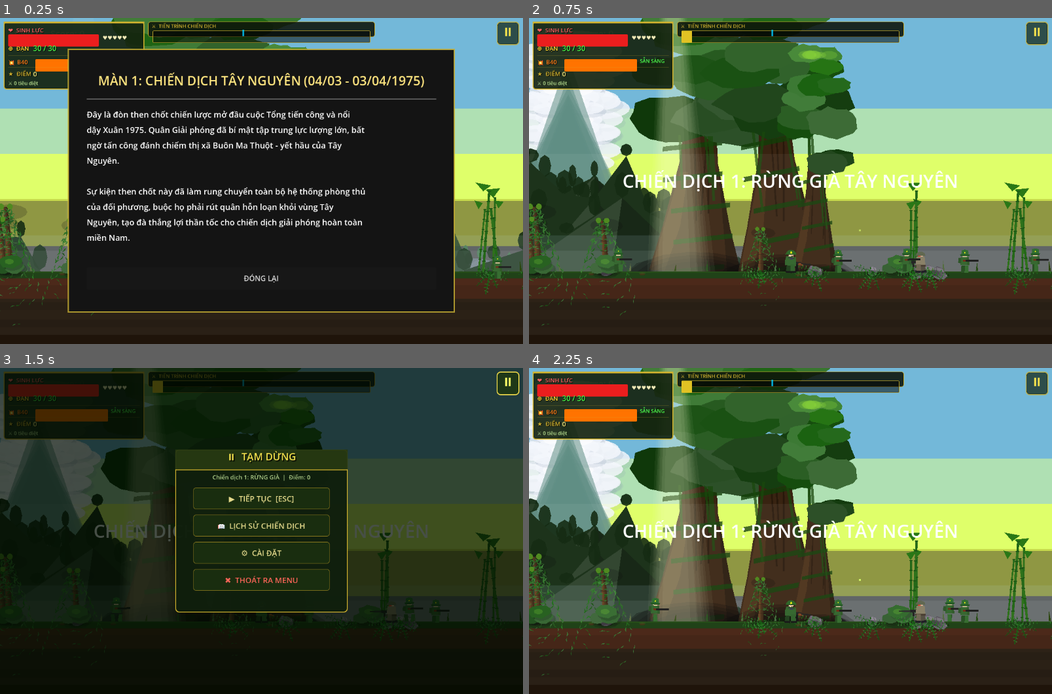
Above: before the commit, frames 1-4 (two rows, left to right).
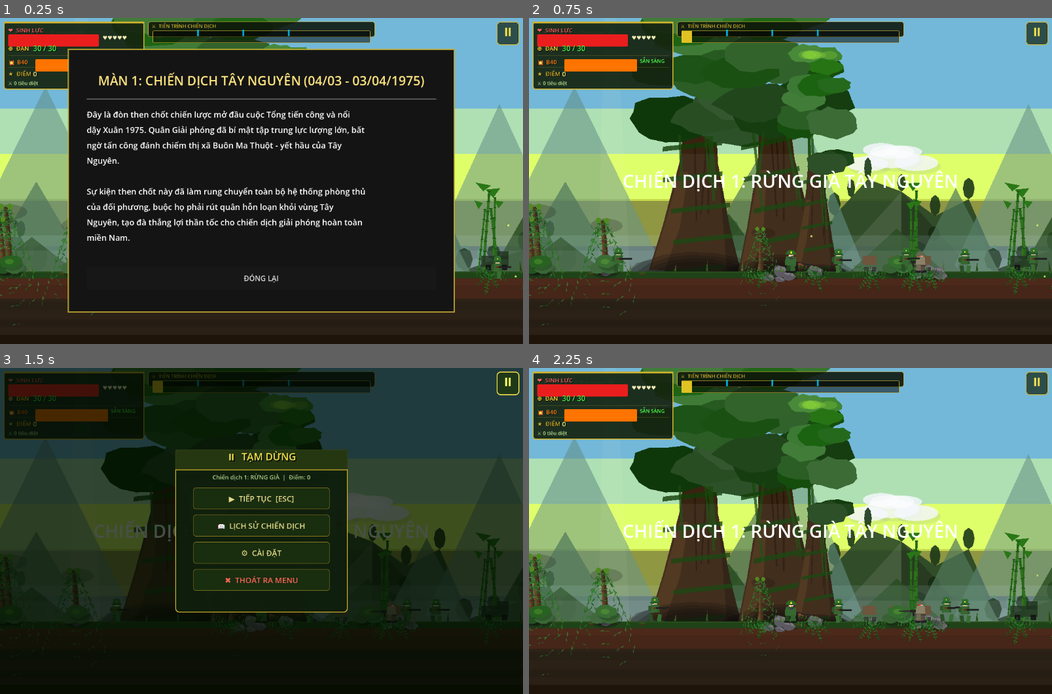
Above: after the commit, the same moments.

Repository: dangkhoa31204/alien-shooter
Game: Godot game, scene res://scenes/contra_main.tscn
Two runs of this game, one before a commit and one after it. Both use one fixed random seed, a clock stepped at 60 frames per second and the inputs below. This scene is started directly instead of the project's main scene.
Inputs:
- Up to frame 1 (0.25 s): no input
- Up to frame 2 (0.75 s): click "ĐÓNG LẠI" at 0.5 s
- Up to frame 3 (1.5 s): click "⏸" at 1.25 s
- Up to frame 4 (2.25 s): click "▶ TIẾP TỤC [ESC]" at 2 s

The runs differ from the first frame. In frame 1, 9.0% of the frame differs, in the area x 0-100%, y 3-80%; in frame 2, 27%; in frame 3, 6.3%; in frame 4, 27%, in the area x 0-100%, y 0-81%.

Commit message:
fix UI

Diff:
--- a/scripts/contra_main.gd
+++ b/scripts/contra_main.gd
@@ -440,16 +440,7 @@
 			target_y = 550.0 # Shift down to see the tunnel path clearly
 		camera.position.y = lerp(camera.position.y, target_y, 4.0 * delta)
 
-		# Per-depth parallax using z_index bands
-		for child in _parallax_bg.get_children():
-			var n: Node2D = child as Node2D
-			if not n: continue
-			var coeff: float
-			if n.z_index <= -110:    coeff = 0.15
-			elif n.z_index <= -90:   coeff = 0.25
-			elif n.z_index <= -50:   coeff = 0.38
-			else:                    coeff = 0.55
-			n.position.x = camera.position.x * coeff
+		# Background is static in world space — no parallax movement applied
 
 		# Update Progress Bar
 		progress_bar.value = player.position.x
--- a/scripts/stages/contra_base.gd
+++ b/scripts/stages/contra_base.gd
@@ -114,15 +114,151 @@
 	for i in range(int(STAGE_LENGTH / 2000)):
 		main._create_sandbag_fort(Vector2(1500 + i * 2000, 600), 45)
 
-	main._spawn_enemy_wave(18, 0.4)
+	main._spawn_enemy_wave(22, 0.4)
+	for i in 5:
+		var t_tx = 2000 + i * 2200 + randf_range(-200, 200); main._spawn_heavy_enemy(t_tx, 595, "tank")
+
+	main._bomber_timer = 3.0
+	main._spawn_background_soldiers(6)
+
+	# --- Bomb craters from prior artillery barrages ---
+	for i in 14:
+		var crx := randf_range(400.0, STAGE_LENGTH - 400.0)
+		main._create_crater(Vector2(crx, 600.0))
+
+	# --- Burning wreckage: base facilities hit by allied fire ---
+	for i in 12:
+		var bwx := randf_range(500.0, STAGE_LENGTH - 500.0)
+		main._create_burning_wreckage(Vector2(bwx, 600.0))
+
+	# --- Destroyed truck husks blocking the base road ---
+	for i in 6:
+		var thx := 1000.0 + i * 1800.0 + randf_range(-200.0, 200.0)
+		main._create_truck_husk(Vector2(thx, 600.0))
+
+	# --- Additional wire fence sections with spotlights ---
 	for i in 4:
-		var t_tx = 2000 + i * 3000 + randf_range(-200, 200); main._spawn_heavy_enemy(t_tx, 595, "tank")
-
-	main._bomber_timer = 3.0
-	main._spawn_background_soldiers(4)
+		var wfx := 800.0 + i * 2800.0 + randf_range(-150.0, 150.0)
+		# Extra spotlight towers between main fortifications
+		var sl := Node2D.new()
+		sl.position = Vector2(wfx, 600.0)
+		_parallax_bg.add_child(sl); sl.z_index = -95
+		var beam := Polygon2D.new()
+		beam.polygon = [Vector2(0,0), Vector2(-100, -900), Vector2(100, -900)]
+		beam.color = Color(1.0, 1.0, 0.7, 0.06); sl.add_child(beam)
+		var stw: Tween = sl.create_tween().set_loops()
+		stw.tween_property(beam, "rotation", deg_to_rad(25), 3.5).set_trans(Tween.TRANS_SINE)
+		stw.tween_property(beam, "rotation", deg_to_rad(-25), 3.5).set_trans(Tween.TRANS_SINE)
+
+	# --- Ammunition crates and supply dumps ---
+	for i in 8:
+		var aox := randf_range(300.0, STAGE_LENGTH - 300.0)
+		var crate := Node2D.new()
+		crate.position = Vector2(aox, 600.0)
+		crate.z_index = -6
+		main._add_to_level(crate)
+		for ci in 3:
+			var box := ColorRect.new()
+			box.size = Vector2(22, 18)
+			box.position = Vector2(ci * 24 - 24, -18)
+			box.color = Color(0.28, 0.32, 0.22)
+			var stripe := ColorRect.new()
+			stripe.size = Vector2(22, 3)
+			stripe.position = Vector2(0, 6)
+			stripe.color = Color(0.55, 0.5, 0.2)
+			box.add_child(stripe)
+			crate.add_child(box)
+
+	# --- Rolls of barbed wire (extra obstacle field) ---
+	for i in 6:
+		var bwrx := 700.0 + i * 1900.0 + randf_range(-150.0, 150.0)
+		for wr in 3:
+			var roll := Polygon2D.new()
+			var rpts: Array = []
+			for rpi in 16:
+				var ra := rpi * TAU / 16.0
+				rpts.append(Vector2(bwrx + wr * 30 + cos(ra) * 12, 595 + sin(ra) * 8))
+			roll.polygon = PackedVector2Array(rpts)
+			roll.color = Color(0.45, 0.42, 0.38, 0.9)
+			main._add_to_level(roll)
+
+	# --- Communications towers (enemy HQ radar/radio) ---
+	for i in 3:
+		var ctx := 1800.0 + i * 4000.0 + randf_range(-300.0, 300.0)
+		var tower := Node2D.new()
+		tower.position = Vector2(ctx, 600.0)
+		tower.z_index = -12
+		main._add_to_level(tower)
+		# Lattice tower legs
+		var leg_l := ColorRect.new(); leg_l.size = Vector2(5, 300); leg_l.position = Vector2(-30, -300); leg_l.color = Color(0.2, 0.2, 0.25); tower.add_child(leg_l)
+		var leg_r := ColorRect.new(); leg_r.size = Vector2(5, 300); leg_r.position = Vector2(30, -300); leg_r.color = Color(0.2, 0.2, 0.25); tower.add_child(leg_r)
+		# Cross braces
+		for bri in 4:
+			var brace := ColorRect.new(); brace.size = Vector2(65, 3); brace.position = Vector2(-30, -60 - bri * 60); brace.color = Color(0.18, 0.18, 0.22); tower.add_child(brace)
+		# Dish/antenna at top
+		var dish := Polygon2D.new()
+		dish.polygon = PackedVector2Array([Vector2(-20, 0), Vector2(20, 0), Vector2(12, -18), Vector2(-12, -18)])
+		dish.color = Color(0.35, 0.35, 0.38); dish.position = Vector2(-4, -302); tower.add_child(dish)
+		# Blinking warning light
+		var blink := ColorRect.new(); blink.size = Vector2(6, 6); blink.position = Vector2(-3, -316); blink.color = Color.RED; tower.add_child(blink)
+		var btw: Tween = blink.create_tween().set_loops()
+		btw.tween_property(blink, "modulate:a", 0.0, 0.4).set_delay(randf_range(0.3, 1.2))
+		btw.tween_property(blink, "modulate:a", 1.0, 0.2)
+
+	# --- Fuel storage tanks (large cylinders — start to end) ---
+	for i in range(int(STAGE_LENGTH / 1500) + 1):
+		var ftx := 200.0 + i * 1500.0 + randf_range(-200.0, 200.0)
+		var tank_node := Node2D.new()
+		tank_node.position = Vector2(ftx, 600.0); tank_node.z_index = -8
+		main._add_to_level(tank_node)
+		# Cylinder body
+		var cyl := ColorRect.new(); cyl.size = Vector2(60, 70); cyl.position = Vector2(-30, -70); cyl.color = Color(0.32, 0.32, 0.28); tank_node.add_child(cyl)
+		# Top dome cap
+		var dome_pts: Array = []
+		for di in 7: dome_pts.append(Vector2(cos(di * PI / 6.0 - PI) * 32, sin(di * PI / 6.0 - PI) * 14 - 70))
+		var dome := Polygon2D.new(); dome.polygon = PackedVector2Array(dome_pts); dome.color = Color(0.40, 0.38, 0.32); tank_node.add_child(dome)
+		# Warning stripe
+		var stripe := ColorRect.new(); stripe.size = Vector2(60, 8); stripe.position = Vector2(-30, -40); stripe.color = Color(0.9, 0.5, 0.1); tank_node.add_child(stripe)
+
+	# --- Radar dishes on raised platforms (start to end) ---
+	for i in range(int(STAGE_LENGTH / 2000) + 1):
+		var rdx := 200.0 + i * 2000.0 + randf_range(-300.0, 300.0)
+		var radar := Node2D.new()
+		radar.position = Vector2(rdx, 600.0); radar.z_index = -10
+		main._add_to_level(radar)
+		# Platform
+		var plat := ColorRect.new(); plat.size = Vector2(80, 20); plat.position = Vector2(-40, -20); plat.color = Color(0.22, 0.22, 0.26); radar.add_child(plat)
+		# Support leg
+		var sleg := ColorRect.new(); sleg.size = Vector2(8, 80); sleg.position = Vector2(-4, -100); sleg.color = Color(0.18, 0.18, 0.22); radar.add_child(sleg)
+		# Dish
+		var rd_dish := Polygon2D.new()
+		rd_dish.polygon = PackedVector2Array([Vector2(-30, 0), Vector2(30, 0), Vector2(24, -22), Vector2(-24, -22)])
+		rd_dish.color = Color(0.40, 0.40, 0.45); rd_dish.position = Vector2(0, -102); radar.add_child(rd_dish)
+		# Rotation tween
+		var rtw_r: Tween = rd_dish.create_tween().set_loops()
+		rtw_r.tween_property(rd_dish, "rotation", deg_to_rad(20), 2.0).set_trans(Tween.TRANS_SINE)
+		rtw_r.tween_property(rd_dish, "rotation", deg_to_rad(-20), 2.0).set_trans(Tween.TRANS_SINE)
+
+	# --- Extra supply crates in depot areas ---
+	for i in 10:
+		var scx := randf_range(300.0, STAGE_LENGTH - 300.0)
+		var depot := Node2D.new(); depot.position = Vector2(scx, 600.0); depot.z_index = -7
+		main._add_to_level(depot)
+		for ci2 in 4:
+			var box2 := ColorRect.new(); box2.size = Vector2(20, 16); box2.position = Vector2(ci2 * 22 - 30, -16)
+			box2.color = Color(0.25, 0.30, 0.20); depot.add_child(box2)
+			var lid2 := ColorRect.new(); lid2.size = Vector2(20, 3); lid2.position = Vector2(0, 0); lid2.color = Color(0.18, 0.22, 0.15); box2.add_child(lid2)
+
+	# --- Concrete barrier blocks (Hesco / Jersey barriers) ---
+	for i in 14:
+		var cbx := randf_range(600.0, STAGE_LENGTH - 600.0)
+		for bi in 3:
+			var barrier := ColorRect.new(); barrier.size = Vector2(28, 22); barrier.position = Vector2(cbx + bi * 30, 578)
+			barrier.color = Color(0.45, 0.42, 0.38); barrier.z_index = -4
+			main._add_to_level(barrier)
 
 	# Health and Checkpoints
-	for i in range(1, 3):
-		var x = i * (STAGE_LENGTH / 3.0)
+	for i in range(1, 4):
+		var x = i * (STAGE_LENGTH / 4.0)
 		main._create_health_kit(Vector2(x + randf_range(-100, 100), 570))
 		main._create_checkpoint(Vector2(x, 600))
--- a/scripts/stages/contra_final.gd
+++ b/scripts/stages/contra_final.gd
@@ -113,41 +113,60 @@
 	_create_historical_moment_panel(13800)
 
 	# === EXTRA BUILDINGS & TREES ===
-	# Bưu điện Sài Gòn + Ministry buildings in mid-bg layer
+	# Bưu điện Sài Gòn — thêm 2 (tổng 4)
 	_create_saigon_post_office_bg(3500)
+	_create_saigon_post_office_bg(7200)
 	_create_saigon_post_office_bg(12000)
+	_create_saigon_post_office_bg(15000)
+	# Tòa nhà Bộ — thêm 3 (tổng 7)
 	_create_ministry_building_bg(1200)
+	_create_ministry_building_bg(3000)
 	_create_ministry_building_bg(5800)
+	_create_ministry_building_bg(7800)
 	_create_ministry_building_bg(10400)
+	_create_ministry_building_bg(12600)
 	_create_ministry_building_bg(14000)
 
-	# Shophouse rows (nhà phố mặt tiền)
-	for i in range(int(STAGE_LENGTH / 1200)):
-		_create_shophouse_row(600 + i * 1200)
+	# Shophouse rows (nhà phố mặt tiền) — doubled density
+	for i in range(int(STAGE_LENGTH / 640)):
+		_create_shophouse_row(320 + i * 640)
 
 	# === NHÀ PHỐ SÀI GÒN 1975: kiến trúc đa dạng ===
 	# Khách sạn Rex — Nguyễn Huệ / Lê Lợi
+	# Khách sạn Rex — tổng 6
 	_create_rex_hotel_bg(1800)
+	_create_rex_hotel_bg(5000)
+	_create_rex_hotel_bg(7600)
 	_create_rex_hotel_bg(9200)
+	_create_rex_hotel_bg(11800)
 	_create_rex_hotel_bg(14800)
 
-	# Khách sạn Continental / Caravelle style
+	# Khách sạn Continental / Caravelle style — tổng 6
+	_create_continental_hotel_bg(2400)
 	_create_continental_hotel_bg(3800)
+	_create_continental_hotel_bg(6400)
 	_create_continental_hotel_bg(8600)
+	_create_continental_hotel_bg(10400)
 	_create_continental_hotel_bg(13400)
 
-	# Nhà ống Sài Gòn — mỗi 1800px
-	for i in range(int(STAGE_LENGTH / 1800)):
-		_create_saigon_tube_house_row(900 + i * 1800 + randf_range(-120, 120))
-
-	# Biệt thự Pháp thuộc chi tiết cao
+	# Nhà ống Sài Gòn — mỗi 950px (doubled density)
+	for i in range(int(STAGE_LENGTH / 950)):
+		_create_saigon_tube_house_row(480 + i * 950 + randf_range(-120, 120))
+
+	# Biệt thự Pháp thuộc chi tiết cao — thêm 4 để tổng 8
 	_create_french_villa_elaborate(2600)
+	_create_french_villa_elaborate(4400)
 	_create_french_villa_elaborate(6500)
+	_create_french_villa_elaborate(8200)
 	_create_french_villa_elaborate(10800)
+	_create_french_villa_elaborate(12400)
+	_create_french_villa_elaborate(14100)
 	_create_french_villa_elaborate(15200)
 
-	# Chùa / đền thờ Sài Gòn
+	# Chùa / đền thờ Sài Gòn — thêm 2 (tổng 4)
+	_create_saigon_pagoda_bg(2800)
 	_create_saigon_pagoda_bg(4200)
+	_create_saigon_pagoda_bg(8800)
 	_create_saigon_pagoda_bg(11500)
 
 	# Dinh Độc Lập — toàn cảnh chi tiết phía cuối màn chơi
--- a/scripts/stages/contra_highlands.gd
+++ b/scripts/stages/contra_highlands.gd
@@ -12,6 +12,22 @@
 		mt.polygon = [Vector2(0, 720), Vector2(mw*0.3, 400), Vector2(mw*0.5, 100), Vector2(mw, 720)]
 		mt.color = Color(0.05, 0.1, 0.08); mt.position = Vector2(mx, 0); mt.z_index = -110
 		_parallax_bg.add_child(mt)
+
+	# Mid-distance highland ridges (2nd bg layer)
+	for i in 20:
+		var mx2 = i * 650 - 200; var mw2 = randf_range(700, 1100); var mh2 = randf_range(200, 400)
+		var mt2 = Polygon2D.new()
+		mt2.polygon = [Vector2(-mw2*0.5, 0), Vector2(0, -mh2), Vector2(mw2*0.5, 0)]
+		mt2.color = Color(0.08, 0.14, 0.07, 0.75); mt2.position = Vector2(mx2, 600); mt2.z_index = -108
+		_parallax_bg.add_child(mt2)
+
+	# Near background ridgeline (3rd bg layer)
+	for i in 26:
+		var mx3 = i * 490 - 300; var mw3 = randf_range(400, 700); var mh3 = randf_range(80, 200)
+		var mt3 = Polygon2D.new()
+		mt3.polygon = [Vector2(-mw3*0.5, 0), Vector2(0, -mh3), Vector2(mw3*0.5, 0)]
+		mt3.color = Color(0.10, 0.18, 0.06, 0.85); mt3.position = Vector2(mx3, 600); mt3.z_index = -106
+		_parallax_bg.add_child(mt3)
 
 	main._generate_hilly_terrain(Color(0.22, 0.12, 0.05), Color(0.12, 0.2, 0.08), false)
 
@@ -35,12 +51,80 @@
 		main._create_gaz_truck_bg(Vector2(bx - 300, main._get_ground_y(bx-300)))
 
 	main._spawn_background_soldiers(3)
-	main._spawn_enemy_wave(8, 0.3)
+	main._spawn_enemy_wave(10, 0.3)
 	for i in 3:
 		var tx = 2500 + i * 3500 + randf_range(-400, 400)
 		var ty = main._get_ground_y(tx)
 		main._spawn_heavy_enemy(tx, ty, "tank")
 	main._bomber_timer = 4.0
+
+	# --- Giant ancient trees along highland ridgelines ---
+	for i in 12:
+		var atx: float = 600.0 + i * (STAGE_LENGTH / 12.5) + randf_range(-200.0, 200.0)
+		main._create_giant_ancient_tree(Vector2(atx, main._get_ground_y(atx)))
+
+	# --- Jungle ferns in highland valleys ---
+	for i in 20:
+		var fex: float = randf_range(400.0, STAGE_LENGTH - 400.0)
+		main._create_jungle_fern(Vector2(fex, main._get_ground_y(fex)))
+
+	# --- Dense shrubs as cover throughout ---
+	for i in 15:
+		var dsx: float = randf_range(400.0, STAGE_LENGTH - 400.0)
+		main._create_dense_shrub(Vector2(dsx, main._get_ground_y(dsx)))
+
+	# --- Rocky outcrops: highland boulders ---
+	for i in 12:
+		var rox: float = randf_range(400.0, STAGE_LENGTH - 400.0)
+		main._create_rocky_outcrop(Vector2(rox, main._get_ground_y(rox)))
+
+	# --- Bomb craters from intense US aerial bombardment (Highlands = B-52 zone) ---
+	for i in 18:
+		var crx: float = randf_range(500.0, STAGE_LENGTH - 500.0)
+		main._create_crater(Vector2(crx, main._get_ground_y(crx)))
+
+	# --- Bicycle supply convoys on the mountain road ---
+	for i in 4:
+		var bcx: float = 1200.0 + i * 2600.0 + randf_range(-200.0, 200.0)
+		main._create_bicycle_convoy_bg(Vector2(bcx, main._get_ground_y(bcx)))
+
+	# --- Hanging vines on highland cliff faces ---
+	for i in 12:
+		var hvx: float = randf_range(500.0, STAGE_LENGTH - 500.0)
+		main._create_hanging_vine_detailed(hvx)
+
+	# --- Sandbag fortifications at defensive positions ---
+	for i in 5:
+		var sfx: float = 1000.0 + i * 2000.0 + randf_range(-300.0, 300.0)
+		main._create_sandbag_fort(Vector2(sfx, main._get_ground_y(sfx)), 50.0)
+
+	# --- Destroyed truck husks from previous engagements ---
+	for i in 4:
+		var thx: float = 1500.0 + i * 2800.0 + randf_range(-300.0, 300.0)
+		main._create_truck_husk(Vector2(thx, main._get_ground_y(thx)))
+
+	# --- Extra palm trees and rocks to fill gaps ---
+	for i in 10:
+		var ptx: float = randf_range(400.0, STAGE_LENGTH - 400.0)
+		main._create_palm_tree(Vector2(ptx, main._get_ground_y(ptx)))
+	for i in 14:
+		var rkx: float = randf_range(400.0, STAGE_LENGTH - 400.0)
+		main._create_rock(Vector2(rkx, main._get_ground_y(rkx)))
+
+	# --- Flowers scattered in highland clearings ---
+	for i in 20:
+		var flx: float = randf_range(300.0, STAGE_LENGTH - 300.0)
+		main._create_flower(Vector2(flx, main._get_ground_y(flx)))
+
+	# --- Extra log bridges from start to end ---
+	for i in range(int(STAGE_LENGTH / 2000) + 1):
+		var elb: float = 200.0 + i * 2000.0 + randf_range(-150.0, 150.0)
+		main._create_wooden_log_bridge(Vector2(elb, main._get_ground_y(elb)))
+
+	# --- More highland supply trucks from start to end ---
+	for i in range(int(STAGE_LENGTH / 2400) + 1):
+		var htx: float = 200.0 + i * 2400.0 + randf_range(-200.0, 200.0)
+		main._create_highland_truck(Vector2(htx, main._get_ground_y(htx)))
 
 	# --- Layered highland fog banks ---
 	for i in 6:
@@ -64,8 +148,11 @@
 		haze_band.z_index = -108 + i
 		_parallax_bg.add_child(haze_band)
 
-	# Health and Checkpoints
-	for i in range(1, 3):
-		var x = i * (STAGE_LENGTH / 3.0)
-		main._create_health_kit(Vector2(x + randf_range(-100, 100), main._get_ground_y(x) - 40))
-		main._create_checkpoint(Vector2(x, main._get_ground_y(x)))
+	# Health and Checkpoints (more densely spread for longer combat)
+	for i in range(1, 5):
+		var hx = i * (STAGE_LENGTH / 5.0)
+		main._create_health_kit(Vector2(hx + randf_range(-100, 100), main._get_ground_y(hx) - 40))
+
+	for i in range(1, 4):
+		var cpx = i * (STAGE_LENGTH / 4.0)
+		main._create_checkpoint(Vector2(cpx, main._get_ground_y(cpx)))
--- a/scripts/stages/contra_jungle.gd
+++ b/scripts/stages/contra_jungle.gd
@@ -3,9 +3,9 @@
 func setup():
 	main._setup_background_sky(Color(0.45, 0.72, 0.85))
 
-	# --- Background: Distant Karst limestone mountains ---
-	for i in 14:
-		var mx = i * 900 - 500
+	# --- Background: Distant Karst limestone mountains (layer 1 — deepest) ---
+	for i in 26:
+		var mx = i * 500 - 400
 		var mw = randf_range(280, 480)
 		var mh = randf_range(300, 520)
 		var mt = Polygon2D.new()
@@ -16,6 +16,34 @@
 		mt.position = Vector2(mx, 600)
 		mt.z_index = -110
 		_get_parallax().add_child(mt)
+
+	# --- Background: Mid-distance mountain ridge (layer 2) ---
+	for i in 30:
+		var mx2 = i * 430 - 350
+		var mw2 = randf_range(220, 380)
+		var mh2 = randf_range(180, 340)
+		var mt2 = Polygon2D.new()
+		mt2.polygon = PackedVector2Array([
+			Vector2(-mw2*0.5, 0), Vector2(0, -mh2), Vector2(mw2*0.5, 0)
+		])
+		mt2.color = Color(0.28, 0.44, 0.32, 0.70)
+		mt2.position = Vector2(mx2, 600)
+		mt2.z_index = -108
+		_get_parallax().add_child(mt2)
+
+	# --- Background: Near ridgeline silhouettes (layer 3 — closest bg) ---
+	for i in 34:
+		var mx3 = i * 370 - 300
+		var mw3 = randf_range(180, 320)
+		var mh3 = randf_range(90, 240)
+		var mt3 = Polygon2D.new()
+		mt3.polygon = PackedVector2Array([
+			Vector2(-mw3*0.5, 0), Vector2(0, -mh3), Vector2(mw3*0.5, 0)
+		])
+		mt3.color = Color(0.12, 0.26, 0.08, 0.82)
+		mt3.position = Vector2(mx3, 600)
+		mt3.z_index = -106
+		_get_parallax().add_child(mt3)
 
 	# --- God rays: shafts of sunlight filtering through canopy ---
 	for i in 8:
@@ -63,14 +91,62 @@
 	# --- Generate hilly terrain (map 1 uses gentle rolling hills) ---
 	main._generate_hilly_terrain(Color(0.15, 0.1, 0.05), Color(0.08, 0.22, 0.05), false)
 
+	# --- Hanging vines from cliff edges and tree canopies ---
+	for i in 18:
+		var vx: float = randf_range(600.0, main.STAGE_LENGTH - 600.0)
+		main._create_hanging_vine_detailed(vx)
+
+	# --- Bicycle convoys (Đường mòn Hồ Chí Minh logistics) ---
+	for i in 5:
+		var bx: float = 900.0 + i * (main.STAGE_LENGTH / 5.5) + randf_range(-200.0, 200.0)
+		main._create_bicycle_convoy_bg(Vector2(bx, main._get_ground_y(bx)))
+
+	# --- Burning wreckage: war debris scattered through jungle ---
+	for i in 10:
+		var wx: float = randf_range(400.0, main.STAGE_LENGTH - 400.0)
+		main._create_burning_wreckage(Vector2(wx, main._get_ground_y(wx)))
+
+	# --- Bomb craters from previous air strikes ---
+	for i in 8:
+		var cx: float = randf_range(600.0, main.STAGE_LENGTH - 600.0)
+		main._create_crater(Vector2(cx, main._get_ground_y(cx)))
+
+	# --- Gaz supply trucks in distant background ---
+	for i in 4:
+		var tx: float = 1200.0 + i * 2500.0 + randf_range(-300.0, 300.0)
+		main._create_gaz_truck_bg(Vector2(tx, main._get_ground_y(tx)))
+
+	# --- Log bridges over jungle streams ---
+	for i in 3:
+		var lbx: float = 1500.0 + i * 3200.0 + randf_range(-400.0, 400.0)
+		main._create_wooden_log_bridge(Vector2(lbx, main._get_ground_y(lbx)))
+
+	# --- Rocky outcrops as cover and obstacles ---
+	for i in 6:
+		var rx: float = randf_range(500.0, main.STAGE_LENGTH - 500.0)
+		main._create_rocky_outcrop(Vector2(rx, main._get_ground_y(rx)))
+
+	# --- AA gun positions hidden in the jungle canopy ---
+	for i in 3:
+		var ax: float = 1800.0 + i * 3500.0 + randf_range(-400.0, 400.0)
+		main._create_aa_gun_bg(Vector2(ax, main._get_ground_y(ax)))
+
 	# --- Enemies & Items ---
-	main._spawn_background_soldiers(4)
-	main._spawn_enemy_wave(6, 0.15)
+	main._spawn_background_soldiers(8)
+	main._spawn_enemy_wave(10, 0.20)
+
+	# --- Sniper / officer on elevated rocks (mid-stage danger zones) ---
+	for i in 2:
+		var sx: float = 2500.0 + i * 5000.0
+		var sy: float = main._get_ground_y(sx) - 80.0
+		main._spawn_enemy(sx, sy, true)
 
 	# Health kits spread across the stage
-	for i in range(1, 4):
-		var x = i * (main.STAGE_LENGTH / 4.0)
+	for i in range(1, 5):
+		var x: float = i * (main.STAGE_LENGTH / 5.0)
 		main._create_health_kit(Vector2(x + randf_range(-120, 120), main._get_ground_y(x) - 40))
 
-	# 1 checkpoint at midpoint (easy stage)
-	main._create_checkpoint(Vector2(main.STAGE_LENGTH * 0.5, main._get_ground_y(main.STAGE_LENGTH * 0.5) - 10))
+	# 3 checkpoints spaced evenly
+	for i in range(1, 4):
+		var cpx: float = i * (main.STAGE_LENGTH / 4.0)
+		main._create_checkpoint(Vector2(cpx, main._get_ground_y(cpx) - 10))
--- a/scripts/stages/contra_tunnels.gd
+++ b/scripts/stages/contra_tunnels.gd
@@ -7,12 +7,21 @@
 	var STAGE_LENGTH = main.STAGE_LENGTH
 	var _world = main._world
 
-	# Background Mountains
-	for i in 6:
-		var mt = Polygon2D.new(); var mx = i * 2000; var mw = 2500
+	# Background Mountains — increased to 16 for denser skyline
+	for i in 16:
+		var mt = Polygon2D.new(); var mx = i * 800 - 200; var mw = 2200
 		mt.polygon = PackedVector2Array([Vector2(0, 600), Vector2(mw/2, 100), Vector2(mw, 600)])
 		mt.color = Color(0.1, 0.25, 0.35, 0.4); mt.position = Vector2(mx, 100); mt.z_index = -90
 		main._add_to_level(mt)
+
+	# Mid-distance jungle ridges (second hill layer)
+	for i in 20:
+		var mx2 = i * 650 - 150
+		var mw2 = randf_range(600, 1000); var mh2 = randf_range(80, 180)
+		var mt2 = Polygon2D.new()
+		mt2.polygon = PackedVector2Array([Vector2(-mw2*0.5, 0), Vector2(0, -mh2), Vector2(mw2*0.5, 0)])
+		mt2.color = Color(0.06, 0.18, 0.06, 0.60); mt2.position = Vector2(mx2, 520); mt2.z_index = -70
+		main._add_to_level(mt2)
 
 	# Mid-ground decorative hills
 	for i in 25:
@@ -217,15 +226,81 @@
 		rj.color = Color(0.02, 0.01, 0.005, 0.85); rj.z_index = -8
 		main._add_to_level(rj)
 
-	main._spawn_background_soldiers(4)
-	main._spawn_enemy_wave(15, 0.25)
+	main._spawn_background_soldiers(6)
+	main._spawn_enemy_wave(18, 0.30)
 	main._spawn_enemy(400, surface_y - 50)
 	main._bomber_timer = 4.0
 
+	# --- AA gun emplacements covering the tunnels from above ---
+	for i in 3:
+		var aax := 1400.0 + i * 3000.0 + randf_range(-300.0, 300.0)
+		main._create_aa_gun_bg(Vector2(aax, surface_y))
+
+	# --- Gaz supply trucks (enemy logistics) ---
+	for i in 3:
+		var gtx := 2000.0 + i * 3200.0 + randf_range(-250.0, 250.0)
+		main._create_gaz_truck_bg(Vector2(gtx, surface_y))
+
+	# --- Bicycle convoys on the surface path ---
+	for i in 3:
+		var bcx := 1600.0 + i * 3500.0 + randf_range(-300.0, 300.0)
+		main._create_bicycle_convoy_bg(Vector2(bcx, surface_y))
+
+	# --- Bomb craters from US air strikes on the surface ---
+	for i in 10:
+		var crx := randf_range(500.0, STAGE_LENGTH - 500.0)
+		main._create_crater(Vector2(crx, surface_y))
+
+	# --- Rocky outcrops scattered on the surface as cover ---
+	for i in 5:
+		var rrx := randf_range(400.0, STAGE_LENGTH - 400.0)
+		main._create_rocky_outcrop(Vector2(rrx, surface_y))
+
+	# --- Hanging vines over the tunnel entrance holes ---
+	for i in 8:
+		var vvx := randf_range(300.0, STAGE_LENGTH - 300.0)
+		main._create_hanging_vine_detailed(vvx)
+
+	# --- Burning wreckage from previous raids ---
+	for i in 8:
+		var bwx := randf_range(600.0, STAGE_LENGTH - 600.0)
+		main._create_burning_wreckage(Vector2(bwx, surface_y))
+
+	# --- Sandbag fortifications at key tunnel approaches ---
+	for i in 4:
+		var sfx := 1200.0 + i * 2500.0 + randf_range(-200.0, 200.0)
+		main._create_sandbag_fort(Vector2(sfx, surface_y), 45.0)
+
+	# --- Extra jungle ferns and shrubs on surface ---
+	for i in 14:
+		var jfx := randf_range(300.0, STAGE_LENGTH - 300.0)
+		main._create_jungle_fern(Vector2(jfx, surface_y))
+	for i in 10:
+		var dsx := randf_range(300.0, STAGE_LENGTH - 300.0)
+		main._create_dense_shrub(Vector2(dsx, surface_y))
+
+	# --- Additional rocky outcrops as cover on surface ---
+	for i in 8:
+		var rrx2 := randf_range(400.0, STAGE_LENGTH - 400.0)
+		main._create_rocky_outcrop(Vector2(rrx2, surface_y))
+
+	# --- Palm trees lining the surface edge (start to end) ---
+	for i in range(int(STAGE_LENGTH / 1500) + 1):
+		var ptx := 200.0 + i * 1500.0 + randf_range(-200.0, 200.0)
+		main._create_palm_tree(Vector2(ptx, surface_y))
+
+	# --- Giant ancient trees from start to end ---
+	for i in range(int(STAGE_LENGTH / 1700) + 1):
+		var atx := 300.0 + i * 1700.0 + randf_range(-300.0, 300.0)
+		main._create_giant_ancient_tree(Vector2(atx, surface_y))
+
 	# Health and Checkpoints
 	main._create_health_kit(Vector2(2500, surface_y - 40))
+	main._create_health_kit(Vector2(4500, surface_y - 40))
 	main._create_health_kit(Vector2(5500, tunnel_y - 40)) # One in the tunnel
-	main._create_health_kit(Vector2(8500, surface_y - 40))
-
-	main._create_checkpoint(Vector2(STAGE_LENGTH * 0.35, surface_y))
-	main._create_checkpoint(Vector2(STAGE_LENGTH * 0.7, surface_y))
+	main._create_health_kit(Vector2(7500, surface_y - 40))
+	main._create_health_kit(Vector2(9500, surface_y - 40))
+
+	main._create_checkpoint(Vector2(STAGE_LENGTH * 0.25, surface_y))
+	main._create_checkpoint(Vector2(STAGE_LENGTH * 0.50, surface_y))
+	main._create_checkpoint(Vector2(STAGE_LENGTH * 0.75, surface_y))
